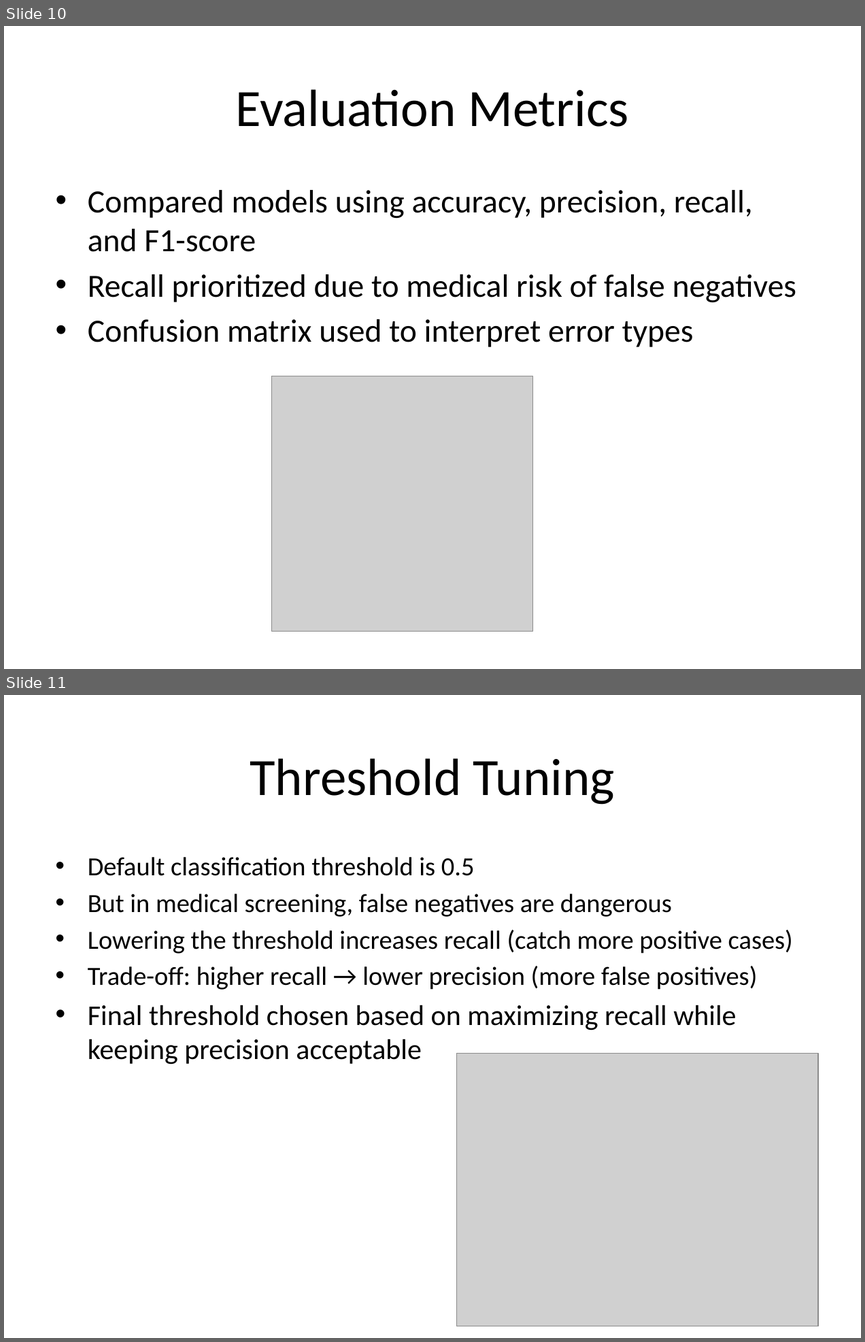
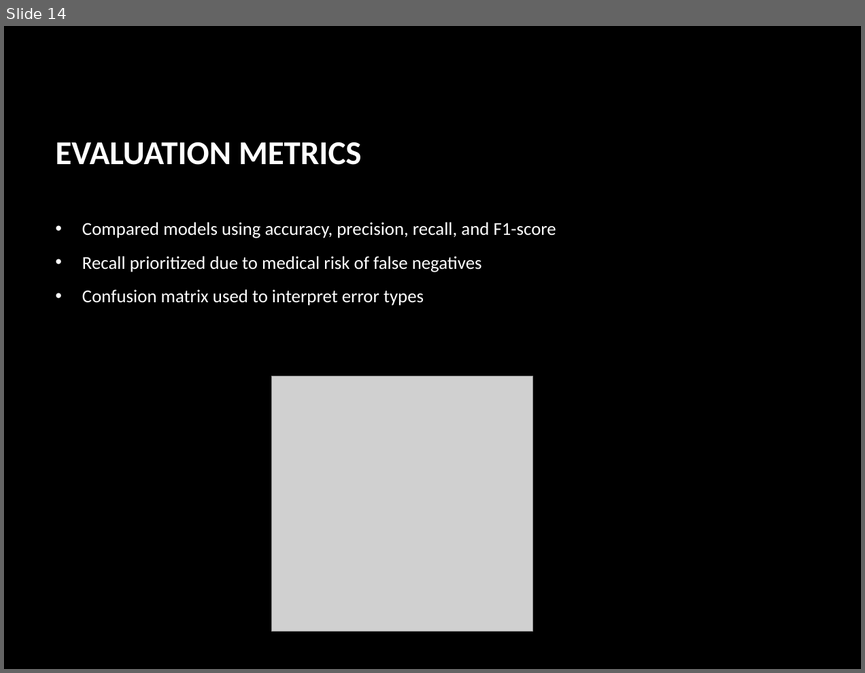
Before and after one commit to naveedakram83/diabetes-ml-2025, a slide deck: presentation/Diabetes_Prediction_Presentation.pptx. Shown one above the other, each under a label of ours: slides 10 and 11 before the commit, slide 14 after it. The pictures are 865x1342 and 865x673 pixels, drawn with LibreOffice and Linux fonts; fonts in the diff are those of the drawing; grey boxes stand for pictures; background and template pictures are left out. Boxes give left, top, right and bottom in pixels: in the first picture for what was removed or moved away, otherwise in the second. Text is boxed around its words. In the diff, an @@ line names an element or a change of style, - is before the commit and + after.

Commit message:
changes from izhar before finalization

```diff
--- a/presentation/Diabetes_Prediction_Presentation.pptx
+++ b/presentation/Diabetes_Prediction_Presentation.pptx
@@ slide 11 removed at (x1=4, y1=695, x2=861, y2=1338), background #FFFFFF @@
@@ title removed at (x1=249, y1=758, x2=615, y2=804) @@
-Threshold Tuning
@@ text removed at (x1=88, y1=857, x2=793, y2=1064) @@
-• Default classification threshold is 0.5
-• But in medical screening, false negatives are dangerous
-• Lowering the threshold increases recall (catch more positive cases)
-• Trade-off: higher recall → lower precision (more false positives)
-• Final threshold chosen based on maximizing recall while keeping precision acceptable
@@ picture removed at (x1=456, y1=1053, x2=818, y2=1325) @@
@@ what was slide 10 is now slide 14 @@
@@ slide 14 changed as well @@
@@ background #FFFFFF to picture (left out) @@
@@ title at (x1=56, y1=142, x2=361, y2=165): text changed; size 44 to 28 pt; text colour #000000 to #FFFFFF; bold on @@
-Evaluation Metrics
+EVALUATION METRICS
@@ text "Compared models using accuracy, precision, ..." at (x1=82, y1=222, x2=556, y2=305): size 27.2 to 15.3 pt, text colour #000000 to #FFFFFF; indent changed; more space between paragraphs; vertical alignment top to middle @@
```
Also in this commit, not shown: 14 other slides changed, 8 slides added, 2 other slides removed, 6 other files.
